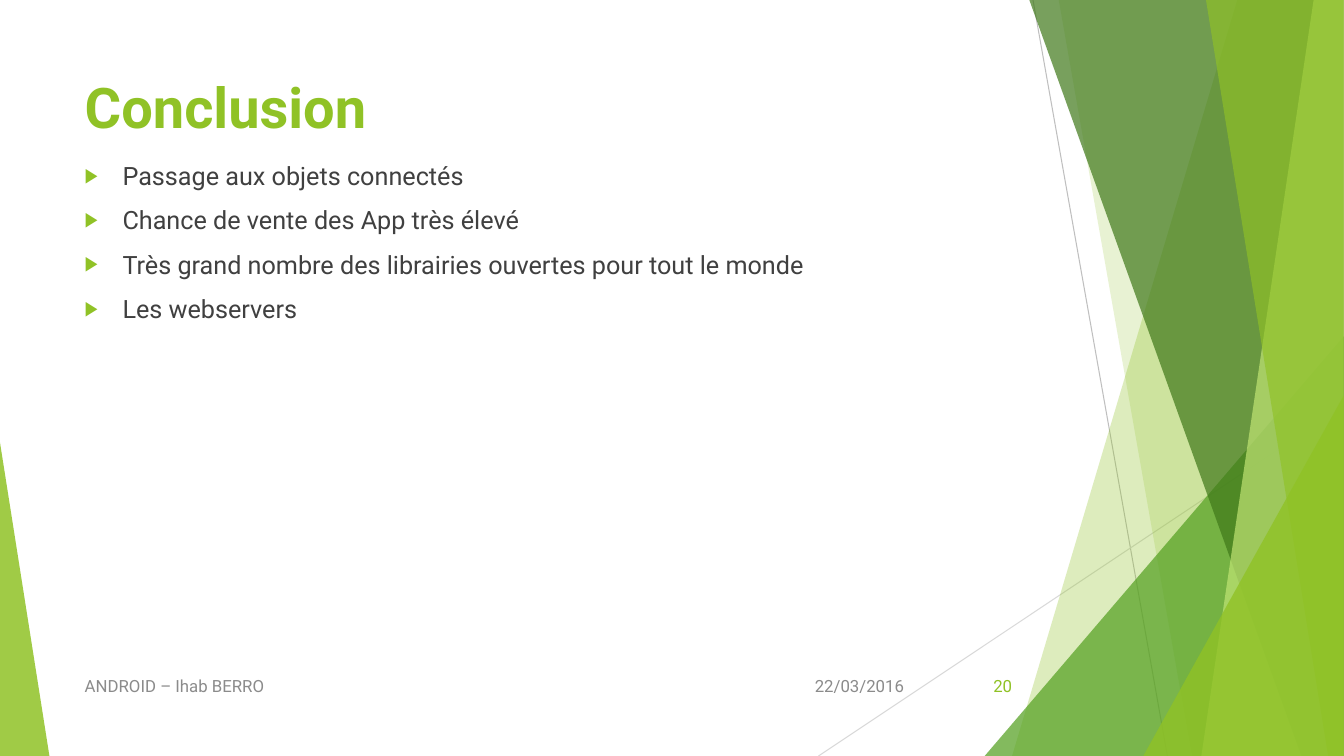
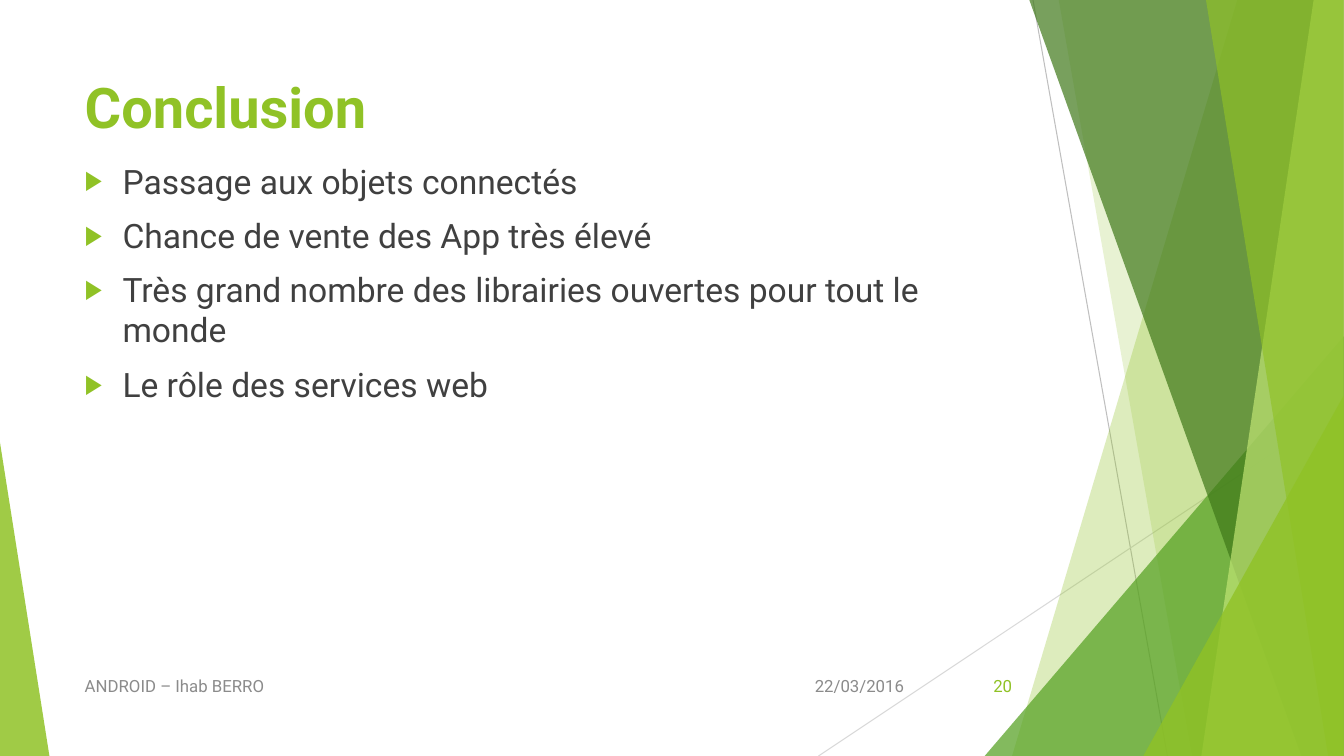
Before and after one commit to iberro/SMB214, a slide deck: slide 20 of Android.pptx. Drawn at 1344x756 pixels with LibreOffice and Linux fonts; fonts in the diff are those of the drawing. Boxes give left, top, right and bottom in pixels: in the first picture for what was removed or moved away, otherwise in the second. Text is boxed around its words. In the diff, an @@ line names an element or a change of style, - is before the commit and + after.

Commit message:
Final comit

```diff
--- a/Android.pptx
+++ b/Android.pptx
@@ text at [123, 169, 919, 343]: size 18 to 24 pt in "Passage aux objets connectés", "Chance de vente des App très élevé", "Très grand nombre des librairies ouvertes pour ..." @@
@@ text at [123, 372, 488, 398]: text changed; size 18 to 24 pt @@
-▶ Les webservers
+▶ Le rôle des services web
```
